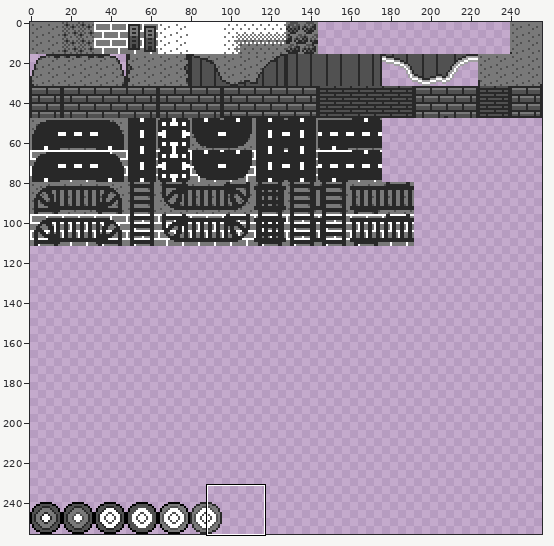
Sprite sheet: resources/img/tilesets/ow.png. The first picture is a wide view before the edit; the outline marks the close-up.
Close-up. Earlier state:
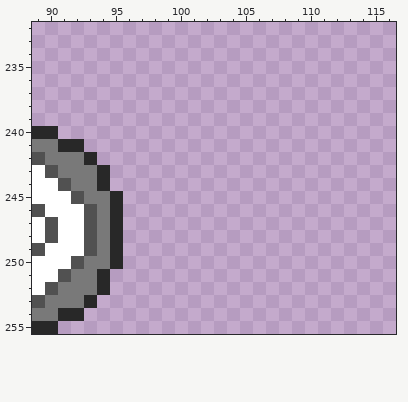
The file is 256x256 pixels. Shown: x 89..116, y 232..255.
Once edited:
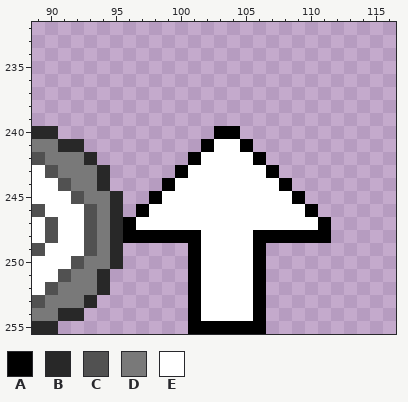
Palette (. is transparent): A #000000  B #282828  C #515151  D #797979  E #ffffff
Change:
Colour A now appears in row 240 at x 103 to 104; in row 241 at x 102 and 105; in row 242 at x 101 and 106; in row 243 at x 100 and 107; in row 244 at x 99 and 108; in row 245 at x 98 and 109.
Colour A now appears in row 246 at x 97 and 110; in row 247 at x 96 and 111; in row 248 at x 96 to 101 and 106 to 111; in rows 249 to 254 at x 101 and 106; in row 255 at x 101 to 106.
Colour E now appears in row 241 at x 103 to 104; in row 242 at x 102 to 105; in row 243 at x 101 to 106; in row 244 at x 100 to 107; in row 245 at x 99 to 108; in row 246 at x 98 to 109.
Colour E now appears in row 247 at x 97 to 110; in rows 248 to 254 at x 102 to 105.
Boxes around the changes in both close-ups, in picture pixels (x1, y1, x2, y2):
added: (123, 126, 331, 334)
